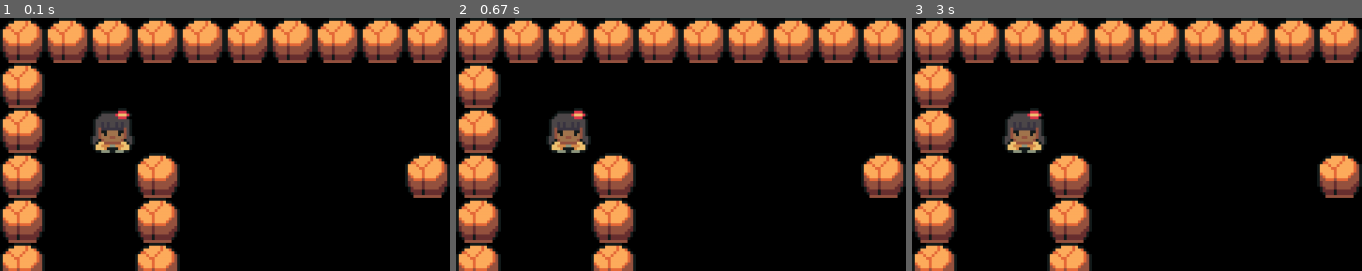
Above: before the commit, frames 1-3 (left to right).
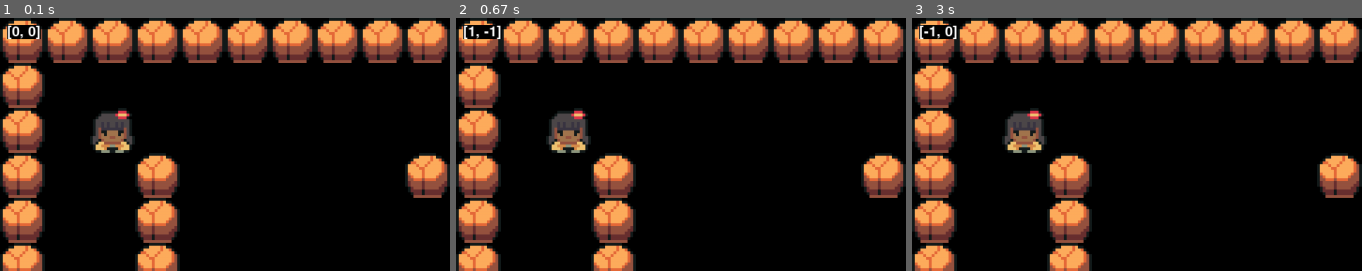
Above: after the commit, the same moments.

Repository: stchambers89/MyPygame
Game: pygame game, started from Main.py
Same seed, same stepped clock (60 frames per second), same inputs: the game is played once before the commit and once after it.
Inputs:
- Up to frame 1 (0.1 s): no input
- Up to frame 2 (0.67 s): hold W from 0.33 s (still down); hold Right from 0.33 s (still down)
- Up to frame 3 (3 s): release W at 0.8 s; release Right at 0.8 s; tap S at 1.83 s; hold Left from 2.67 s (still down)
The pictures show only the part of the screen within x 0-50%, y 0-50%; the shares and areas given below are measured in that part.

The runs differ from the first frame. In frame 1, 0.4% of the frame differs, in the area x 1-10%, y 2-9%; in frame 2, 0.5%; in frame 3, 0.5%.

Commit message:
player grid change with WASD and up, dw, lf, rt

Diff:
--- a/level.py
+++ b/level.py
@@ -2,6 +2,7 @@
 from settings import *
 from tile import Tile
 from player import Player
+from debug import debug
 
 class Level:
 
@@ -12,7 +13,7 @@
 
         #Sprite Group Setup
         self.visable_sprites = pygame.sprite.Group()
-        self.obstacles_sprites = pygame.sprite.Group()
+        self.obstacle_sprites = pygame.sprite.Group()
 
         #Sprite set up
         self.create_map()
@@ -23,9 +24,9 @@
                 x = col_index * TILESIZE
                 y = row_index * TILESIZE
                 if col == 'x':
-                    Tile((x,y), [self.visable_sprites, self.obstacles_sprites])
+                    Tile((x,y), [self.visable_sprites, self.obstacle_sprites])
                 if col == 'p':
-                    Player((x,y), [self.visable_sprites])
+                    self.player = Player((x,y), [self.visable_sprites])
 
 
 
@@ -33,3 +34,5 @@
 
     def run(self):
         self.visable_sprites.draw(self.display_surface)
+        self.visable_sprites.update()
+        debug(self.player.direction)
--- a/player.py
+++ b/player.py
@@ -6,3 +6,24 @@
         super().__init__(groups)
         self.image = pygame.image.load('graphics/test/player.png').convert_alpha()
         self.rect = self.image.get_rect(topleft = pos)
+
+        self.direction = pygame.math.Vector2()
+
+    def input(self):
+        keys = pygame.key.get_pressed()
+
+        if keys[pygame.K_w] or keys[pygame.K_UP]:
+            self.direction.y = -1
+        elif keys[pygame.K_s] or keys[pygame.K_DOWN]:
+            self.direction.y = 1
+        else:
+            self.direction.y = 0
+        if keys[pygame.K_a] or keys[pygame.K_LEFT]:
+            self.direction.x = -1
+        elif keys[pygame.K_d] or keys[pygame.K_RIGHT]:
+            self.direction.x = 1
+        else:
+            self.direction.x = 0
+
+    def update(self):
+        self.input()
